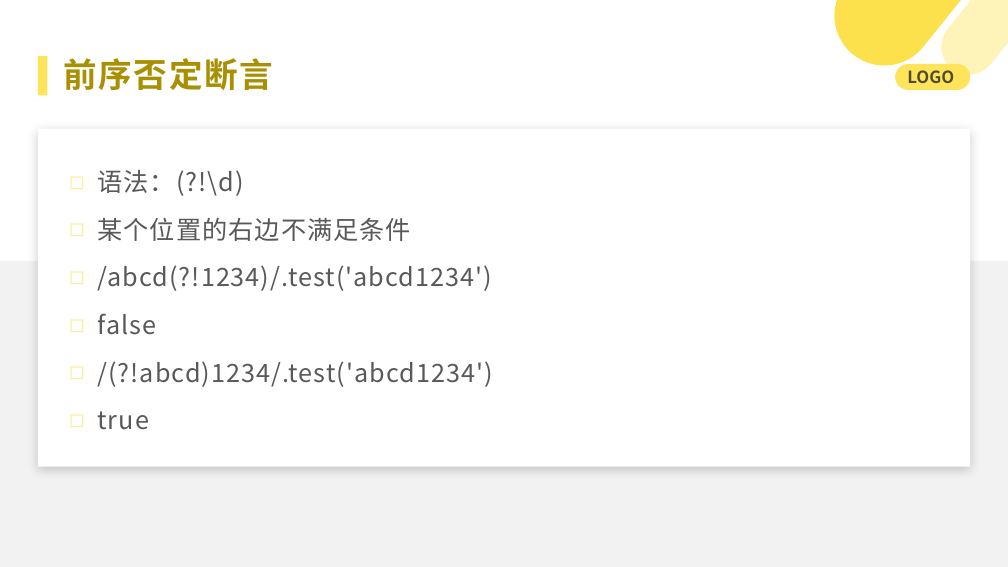
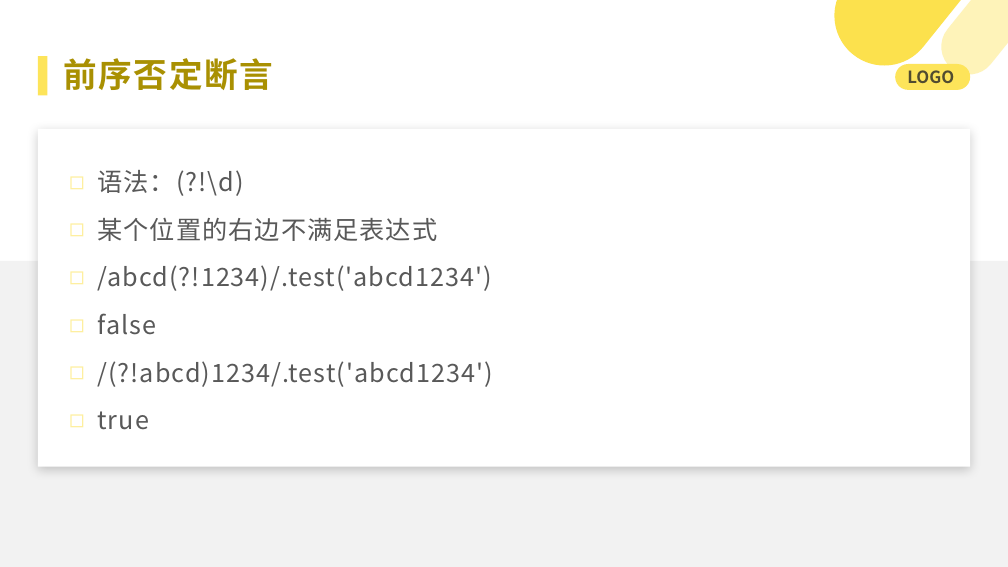
Before and after one commit to 382615666/note, a slide deck: slide 9 of 科普.pptx. Drawn at 1008x567 pixels with LibreOffice and Linux fonts; fonts in the diff are those of the drawing. Boxes give left, top, right and bottom in pixels: in the first picture for what was removed or moved away, otherwise in the second. Text is boxed around its words. In the diff, an @@ line names an element or a change of style, - is before the commit and + after.

```diff
--- a/科普.pptx
+++ b/科普.pptx
@@ text at (97,218,437,241): text changed @@
-◻ 某个位置的右边不满足条件
+◻ 某个位置的右边不满足表达式
```
Also in this commit, not shown: 10 other slides changed, 8 other files.
